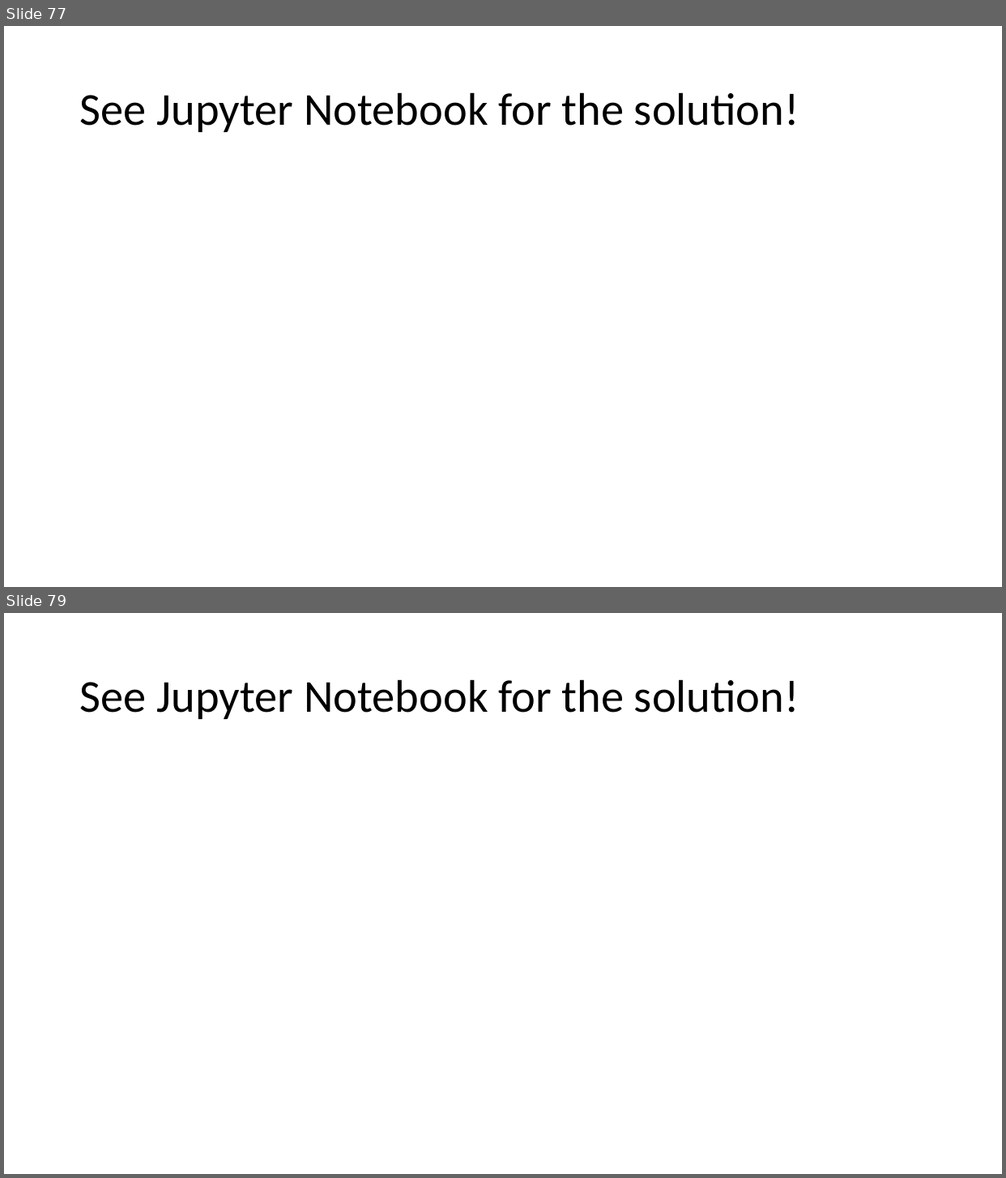
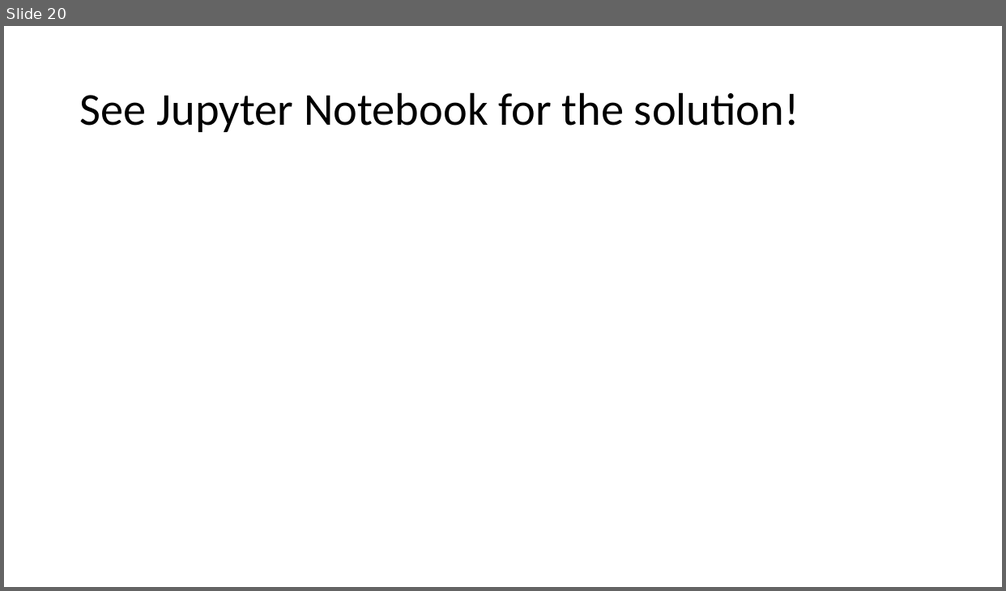
Before and after one commit to APS106/APS106-winter-2022-material, a slide deck: lectures/week 13/lecture2/slides/Final_Exam_Review_Instructors.pptx. Shown one above the other, each under a label of ours: slides 77 and 79 before the commit, slide 20 after it; the slides between them are not shown. The pictures are 1006x1178 and 1006x591 pixels, drawn with LibreOffice and Linux fonts; fonts in the diff are those of the drawing. Boxes give left, top, right and bottom in pixels: in the first picture for what was removed or moved away, otherwise in the second. Text is boxed around its words. In the diff, an @@ line names an element or a change of style, - is before the commit and + after.

```diff
--- a/lectures/week 13/lecture2/slides/Final_Exam_Review_Instructors.pptx
+++ b/lectures/week 13/lecture2/slides/Final_Exam_Review_Instructors.pptx
@@ slide 77 removed at bbox=[4, 26, 1002, 587], background #FFFFFF @@
@@ title removed at bbox=[80, 92, 799, 132] @@
-See Jupyter Notebook for the solution!
@@ what was slide 79 is now slide 20 @@
```
Also in this commit, not shown: 2 slides changed, 58 other slides removed.
